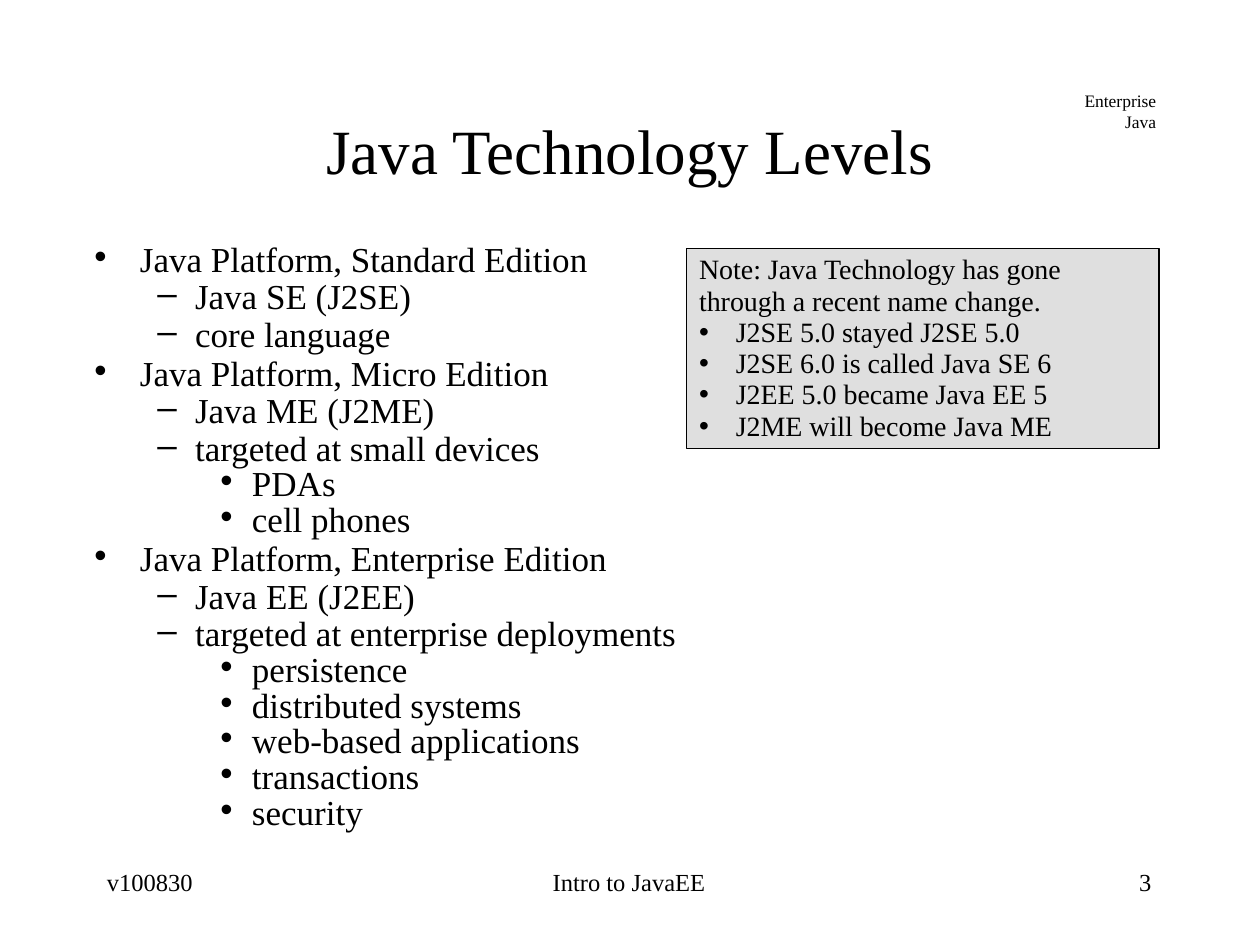
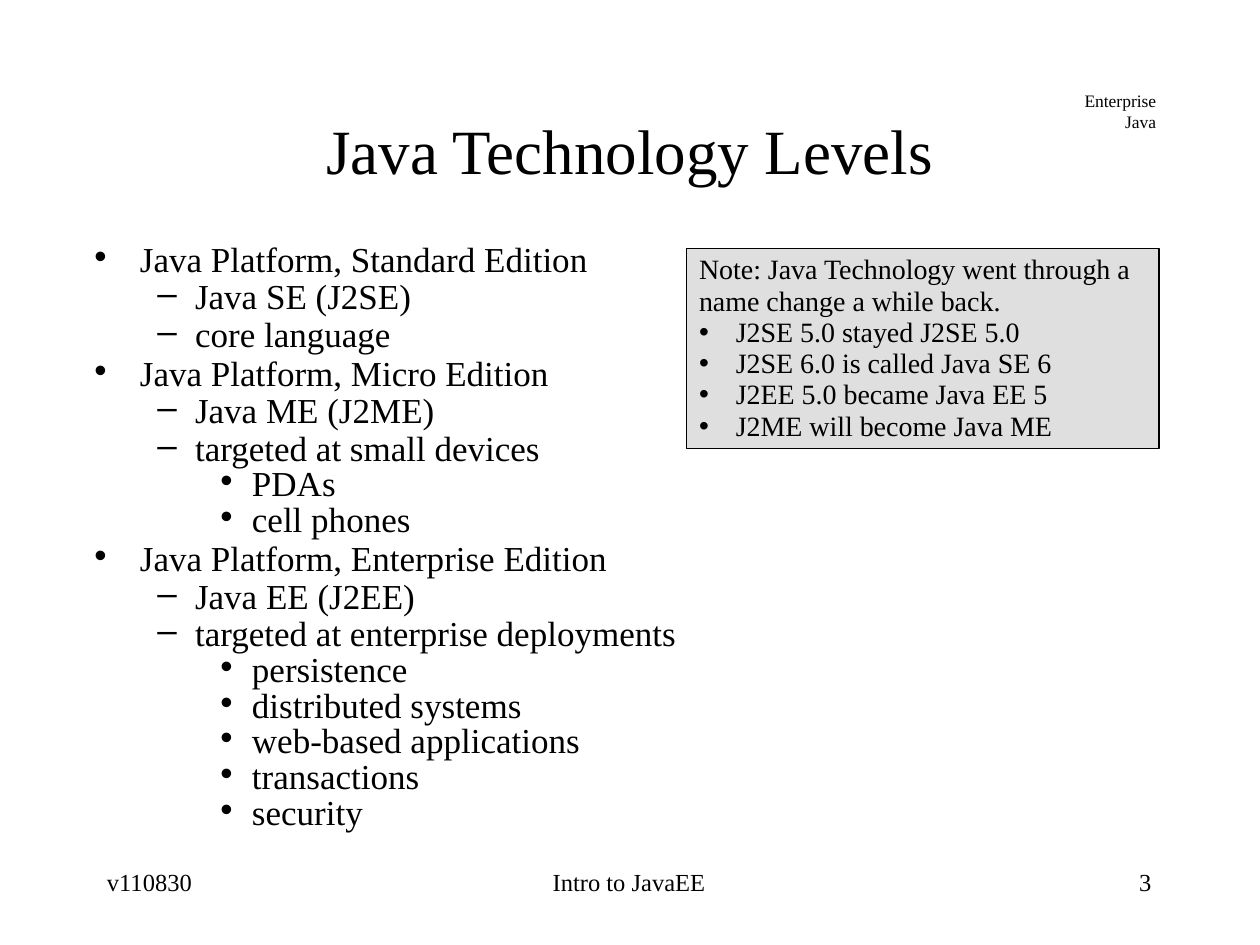
Before and after one commit to jcstaff/ejava-javaee, a slide deck: slide 3 of course-docs/src/site/resources/lectures/javaee-intro.ppt. Drawn at 1260x945 pixels with LibreOffice and Linux fonts; fonts in the diff are those of the drawing. Boxes give left, top, right and bottom in pixels: in the first picture for what was removed or moved away, otherwise in the second. Text is boxed around its words. In the diff, an @@ line names an element or a change of style, - is before the commit and + after.

```diff
--- a/course-docs/src/site/resources/lectures/javaee-intro.ppt
+++ b/course-docs/src/site/resources/lectures/javaee-intro.ppt
@@ text in rectangle at box(699, 259, 1129, 316): text changed @@
-Note: Java Technology has gone through a recent name change.
+Note: Java Technology went through a name change a while back.
@@ text at box(107, 874, 192, 892): text changed @@
-v100830
+v110830
```
Also in this commit, not shown: 22 other slides changed.
